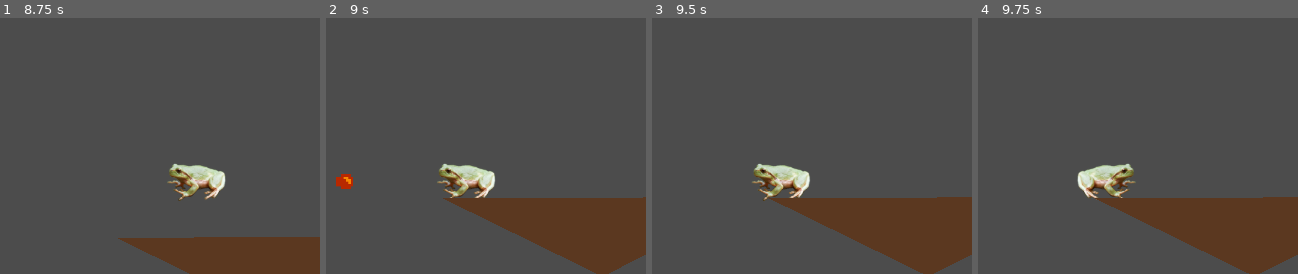
Above: before the commit, frames 1-4 (left to right).
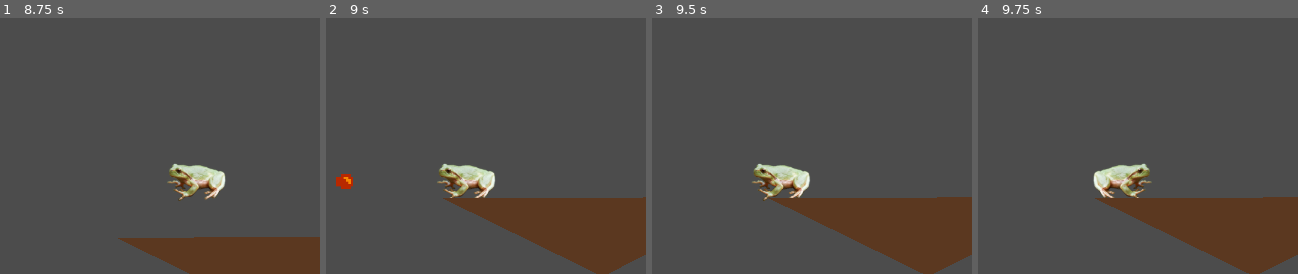
Above: after the commit, the same moments.

Repository: fheysel/frogGoesToSpace
Game: Godot game, scene res://Level0.tscn
Two runs of this game, one before a commit and one after it. Both use one fixed random seed, a clock stepped at 60 frames per second and the inputs below.
Inputs:
- Up to frame 1 (8.75 s): hold Down (look_down) 0.53-1.28 s; hold Right (walk_right) 0.53-2.03 s; tap Z (jump) at 0.77, 1.52, 3.02, 3.77, 4.52, 6.02, 6.77, 7.52 s; tap Up (look_up) at 1.35, 5.85 s; hold X (tongue) 2.03-2.78 s; hold Left (walk_left) 2.03-4.28 s; tap Down (look_down) at 2.85, 7.35 s; hold Up (look_up) 3.53-4.28 s; hold Right (walk_right) 4.28-8.03 s; tap X (tongue) at 4.35 s; hold Down (look_down) 5.03-5.78 s; hold X (tongue) 6.53-7.28 s; hold Left (walk_left) from 8.03 s (still down); hold Up (look_up) from 8.03 s (still down)
- Up to frame 2 (9 s): keep holding Left (walk_left); release Up (look_up) at 8.78 s; tap X (tongue) at 8.85 s
- Up to frame 3 (9.5 s): keep holding Left (walk_left); tap Z (jump) at 9.02 s
- Up to frame 4 (9.75 s): tap Enter at 9.5 s; release Left (walk_left) at 9.53 s; hold Right (walk_right) from 9.53 s (still down); hold Down (look_down) from 9.53 s (still down)
The pictures show only the part of the screen within x 22-72%, y 23-73%; the shares and areas given below are measured in that part.

Frames 1-3 are identical in both runs. In frame 4, 2.1% of the frame differs, in the area x 30-55%, y 56-72%.

Commit message:
Add adjusting of frog tongue radius, with min and max parameters

Diff:
--- a/godotproject/Player.gd
+++ b/godotproject/Player.gd
@@ -10,7 +10,9 @@
 export (float) var shorthop_length = 6 / 60.0
 export (float) var shorthop_ratio = 0.6
 export (float) var swing_user_anglespeed_per_s = 1
-export (float) var swing_user_radius_per_s = 40
+export (float) var swing_user_radius_per_s = 80
+export (float) var swing_radius_min = 50
+export (float) var swing_radius_max = 250
 
 
 var velocity = Vector2.ZERO
@@ -84,21 +86,34 @@
 
 func do_movement(delta):
 	if $PlayerTongue.swinging:
-		# Handle user input
+		# Allow user to "influence" frog swing angle
 		swing_angular_speed += swing_user_anglespeed_per_s * -user_direction.x * delta
-		# TODO: Fix this and uncomment
-		# # We don't directly compute the position. We need to use move_and_collide
-		# var change_in_swing_radius = swing_user_radius_per_s * user_direction.y * delta
-		# if abs(change_in_swing_radius) > 0.01:
-		# 	var proposed_movement = Vector2.RIGHT.rotated(swing_angle) * change_in_swing_radius
-		# 	collision_info = move_and_collide(proposed_movement)
-
-		# 	# Update swing radius based on what's shown on-screen
-		# 	update_swing_radius()
-		# 	var frog_pos = get_global_transform().xform(Vector2.ZERO)
-		# 	var swing_vec = frog_pos - swing_pivot_position
-		# 	swing_radius = swing_vec.length()
-
+
+		# Allow user to change swing radius
+		var change_in_swing_radius = swing_user_radius_per_s * user_direction.y * delta
+		var new_swing_radius = swing_radius + change_in_swing_radius
+
+		# Check to ensure we aren't exceeding the maximum or minimum swing radius (radiuses? radii?)
+		if new_swing_radius > swing_radius_max:
+			change_in_swing_radius = swing_radius_max - swing_radius
+		elif new_swing_radius < swing_radius_min:
+			change_in_swing_radius = swing_radius_min - swing_radius
+
+		# Don't try to move the frog unless we've actually changed the radius.
+		if abs(change_in_swing_radius) > 0.01:
+			# We need to use move_and_collide to attempt to move the frog to its new position
+			# (the position after changing the radius). Using move_and_collide will prevent the frog
+			# from clipping inside something by adjusting the radius.
+			var proposed_movement = Vector2.RIGHT.rotated(swing_angle) * change_in_swing_radius
+			var _collision_info = move_and_collide(proposed_movement)
+			# We discard the collision result, however. We don't care if we collided while adjusting the radius,
+			# because if we collide now, it will just stop the frog where it collided and we'll calculate
+			# the new radius (and angle) based on that.
+
+			# Update swing radius and angle based on what's shown on-screen
+			# (the new position after trying to change the radius)
+			var _unused_swing_vec = update_swing_radius_angle()
+			# We just want to update the radius/angle, so there's no need to use the return value.
 
 		swing_angular_speed += 1 / swing_radius * gravity * cos(swing_angle) * delta
 
